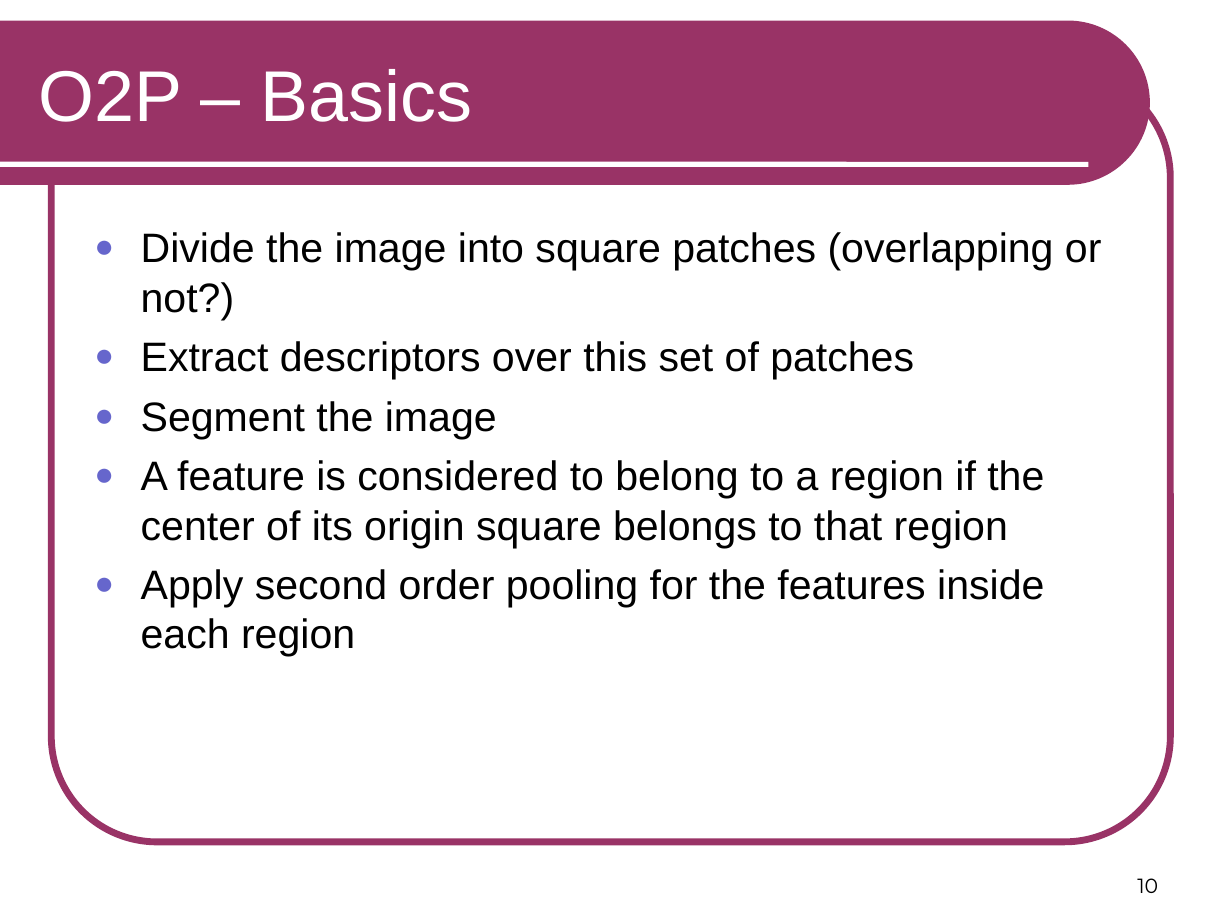
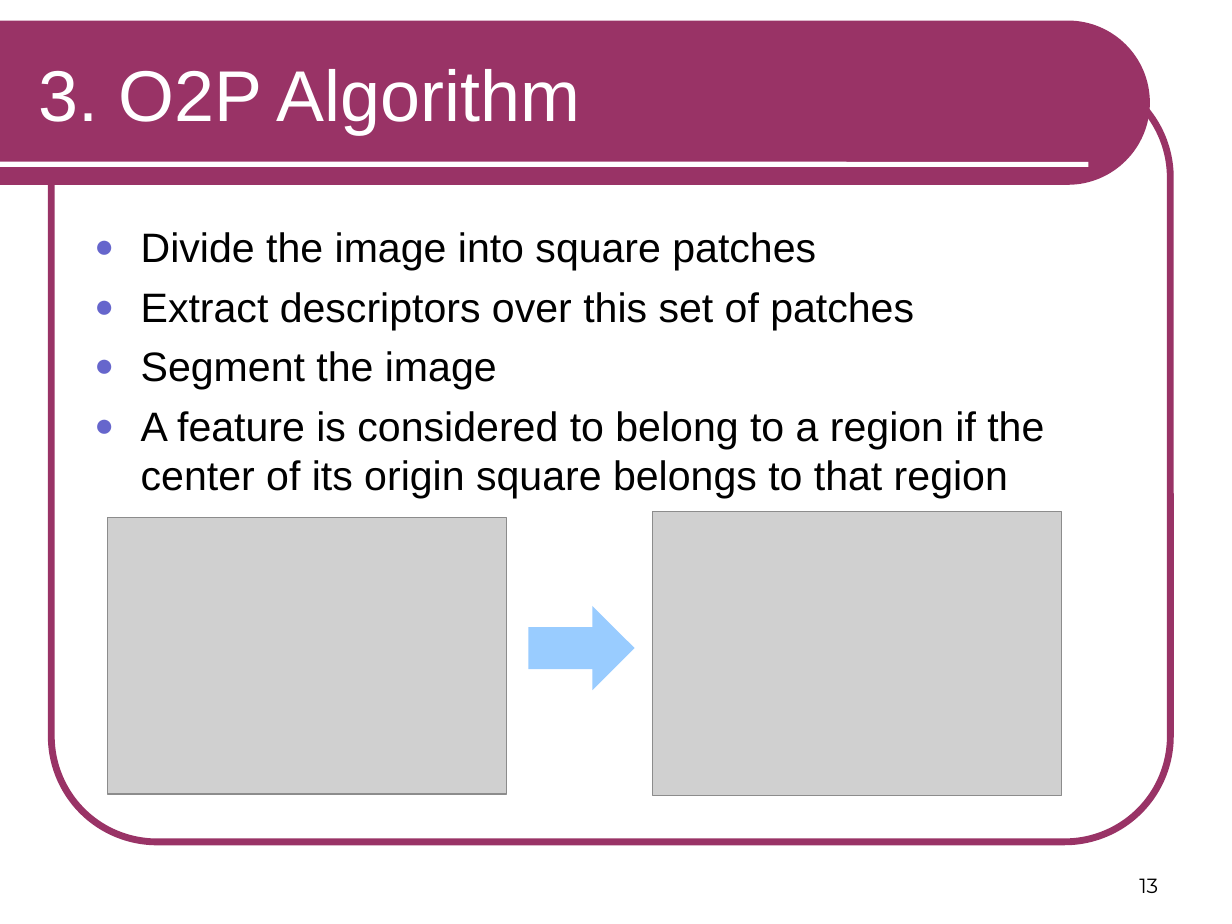
Before and after one commit to RSIP/SSI-SemanticSegmentation, a slide deck: slide 13 of template_slides.ppt (slide 10 before the commit). Drawn at 1232x924 pixels with LibreOffice and Linux fonts; fonts in the diff are those of the drawing; grey boxes stand for pictures. Boxes give left, top, right and bottom in pixels: in the first picture for what was removed or moved away, otherwise in the second. Text is boxed around its words. In the diff, an @@ line names an element or a change of style, - is before the commit and + after.

```diff
--- a/template_slides.ppt
+++ b/template_slides.ppt
@@ title at <box>39,69,580,134</box>: text changed @@
-O2P – Basics
+3. O2P Algorithm
@@ text at <box>141,232,816,271</box>: text changed @@
-● Divide the image into square patches (overlapping or not?)
+● Divide the image into square patches
@@ picture added at <box>107,517,506,795</box> @@
@@ picture added at <box>653,511,1062,795</box> @@
@@ text at <box>141,569,1044,657</box>: paragraph removed @@
-● Apply second order pooling for the features inside each region
@@ right arrow added at <box>529,606,634,690</box>, fill #99CCFF @@
@@ page number at <box>1139,878,1158,893</box>: text changed @@
-10
+13
```
Also in this commit, not shown: 16 other slides changed, 8 slides added, 2 slides removed.
